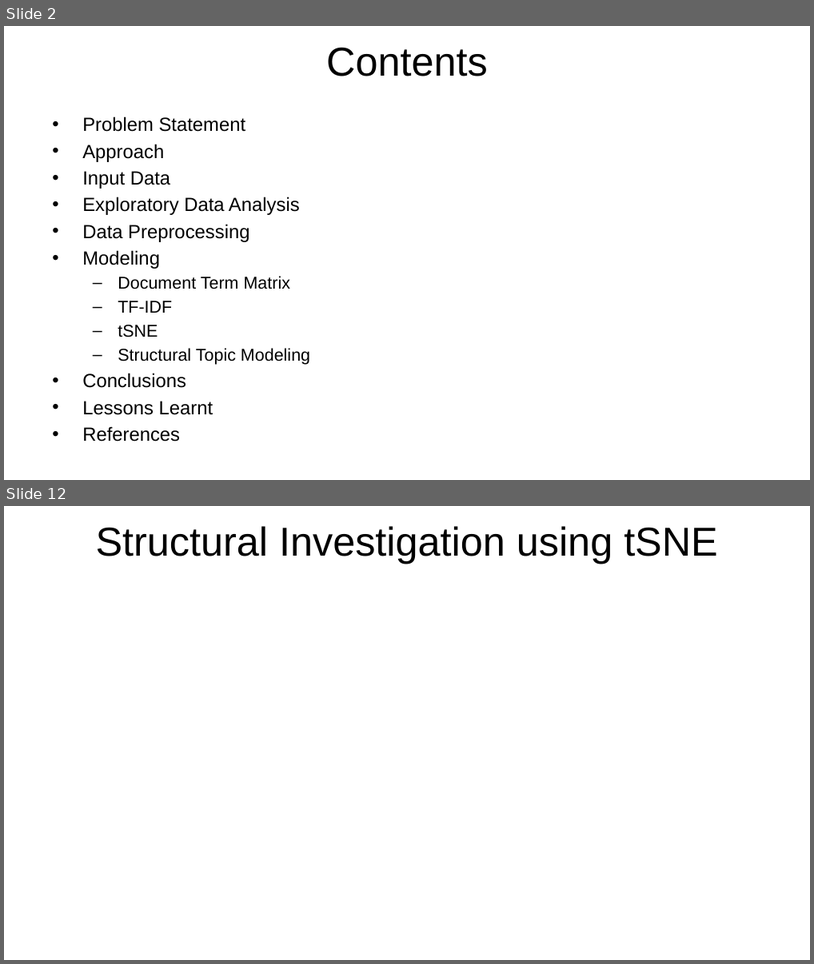
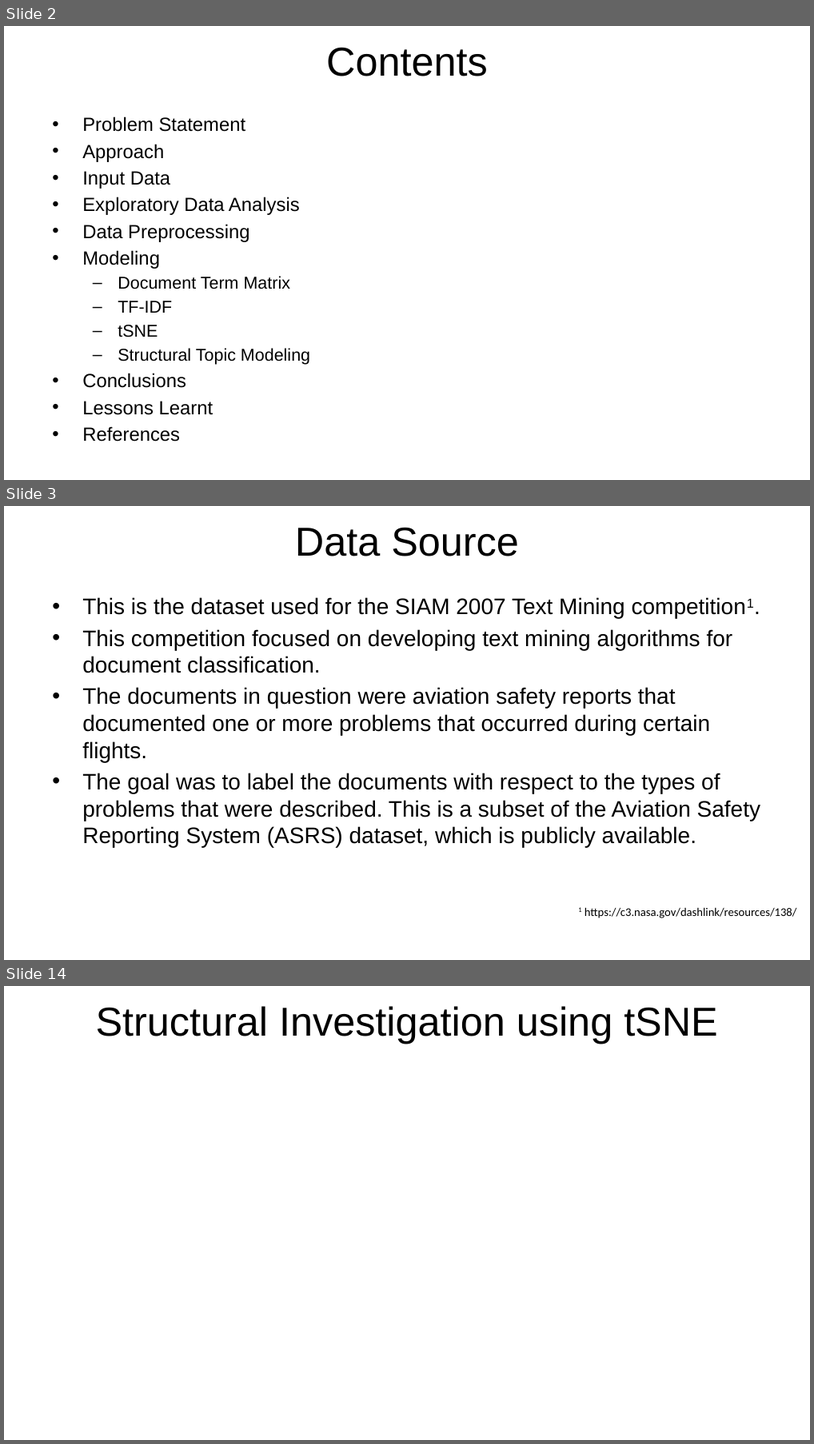
Before and after one commit to rsangole/453_TextAnalysis_FinalProject, a slide deck: reports/Final Report.pptx. Shown one above the other, each under a label of ours: slides 2 and 12 before the commit, slides 2, 3 and 14 after it; the slides between them are not shown. The pictures are 814x964 and 814x1444 pixels, drawn with LibreOffice and Linux fonts; fonts in the diff are those of the drawing; background and template pictures are left out. Boxes give left, top, right and bottom in pixels: in the first picture for what was removed or moved away, otherwise in the second. Text is boxed around its words. In the diff, an @@ line names an element or a change of style, - is before the commit and + after.

Commit message:
Overlap checker feature. tsne topic-number search. More report work.

```diff
--- a/reports/Final Report.pptx
+++ b/reports/Final Report.pptx
@@ slide 3 added at <box>4,506,810,960</box>, background picture (left out) @@
@@ title added at <box>295,527,519,556</box>, 36 pt, text #000000 @@
+Data Source
@@ text added at <box>82,597,761,847</box>, 20 pt, text #000000 @@
+• This is the dataset used for the SIAM 2007 Text Mining competition1.
+• This competition focused on developing text mining algorithms for document classification.
+• The documents in question were aviation safety reports that documented one or more problems that occurred during certain flights.
+• The goal was to label the documents with respect to the types of problems that were described. This is a subset of the Aviation Safety Reporting System (ASRS) dataset, which is publicly available.
@@ text added at <box>578,907,798,918</box>, 10.5 pt, text #000000 @@
+1 https://c3.nasa.gov/dashlink/resources/138/
@@ page number added at <box>582,926,770,950</box>, 12 pt, text #FFFFFF @@
+2
@@ what was slide 12 is now slide 14 @@
```
Also in this commit, not shown: 3 slides changed, 9 other slides added, 6 slides removed, 5 other files.
